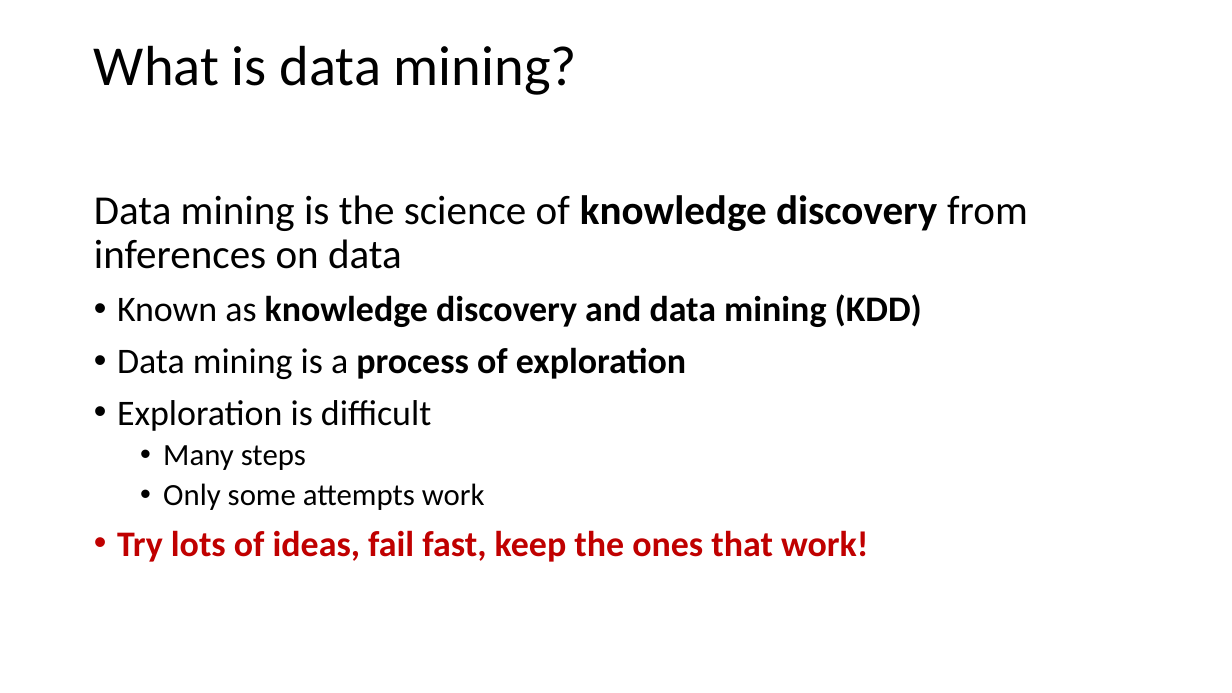
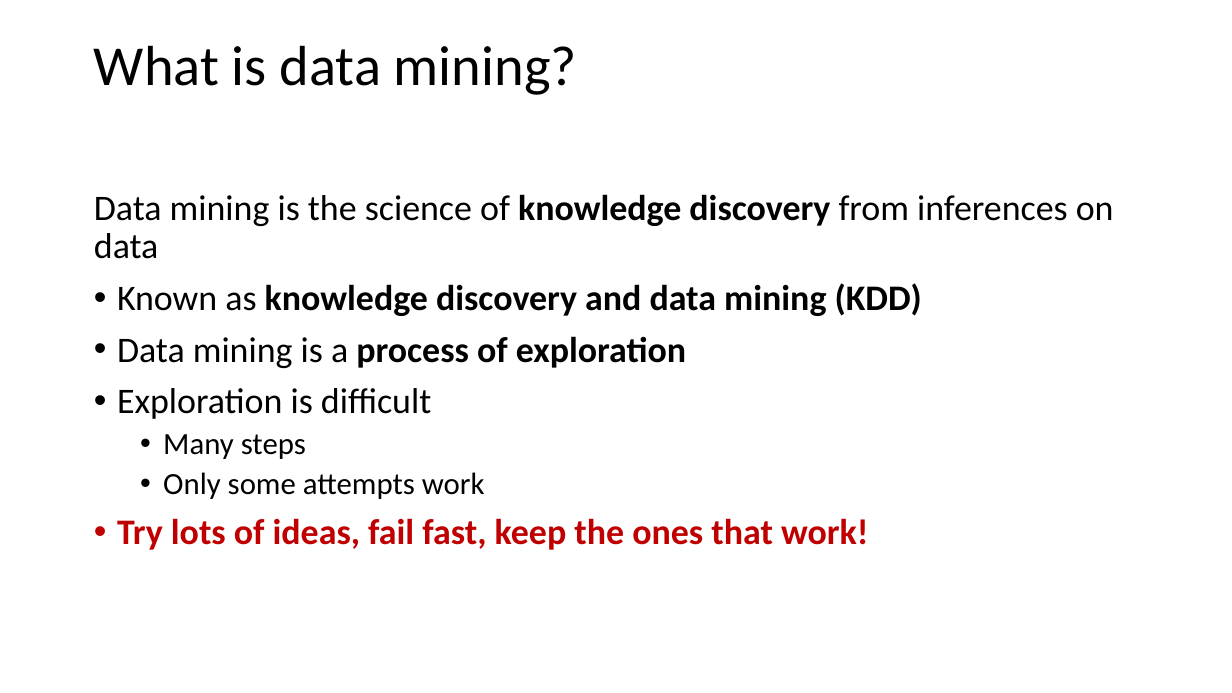
Before and after one commit to StephenElston/CSCI-E-108, a slide deck: slide 3 of slides/1_Introduction.pptx. Drawn at 1232x693 pixels with LibreOffice and Linux fonts; fonts in the diff are those of the drawing. Boxes give left, top, right and bottom in pixels: in the first picture for what was removed or moved away, otherwise in the second. Text is boxed around its words. In the diff, an @@ line names an element or a change of style, - is before the commit and + after.

```diff
--- a/slides/1_Introduction.pptx
+++ b/slides/1_Introduction.pptx
@@ text at (94,194,1114,259): size 32 to 28 pt in "Data mining is the science of knowledge ..." @@
```
Also in this commit, not shown: 17 other slides changed, 2 slides added.
